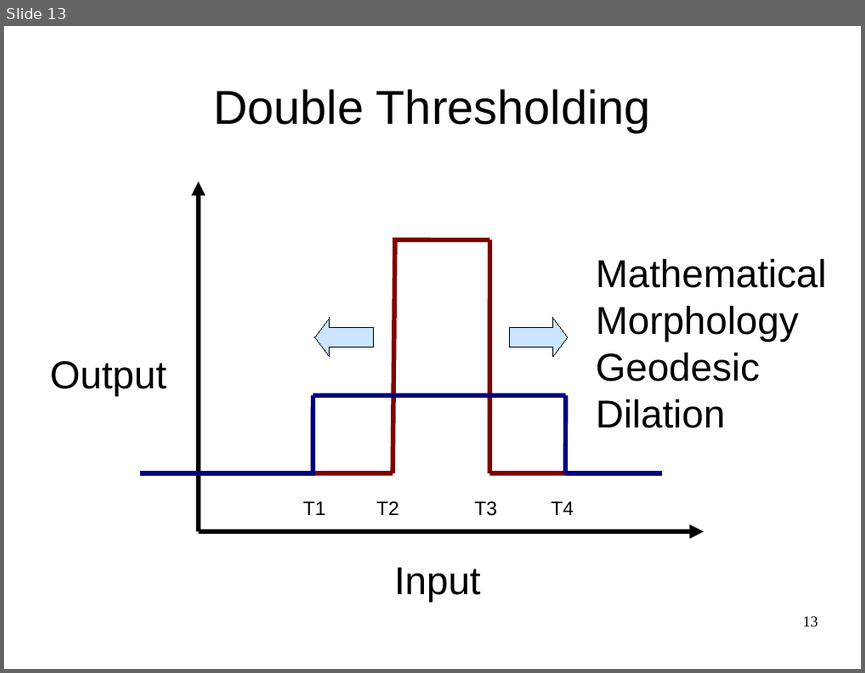
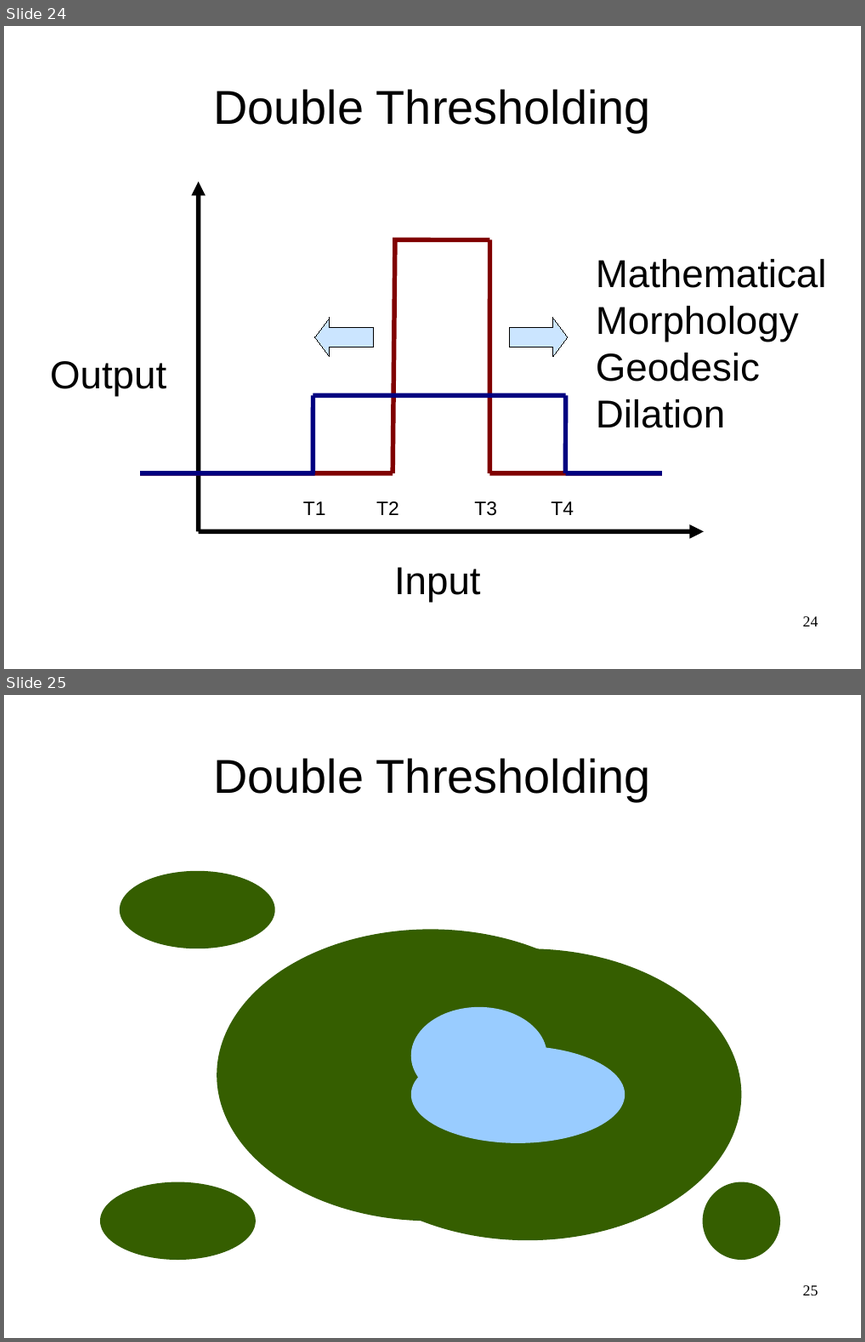
Before and after one commit to luisibanez/MicroscopyTutorial, a slide deck: Documents/MicroscopyImageAnalysis-V3D-Thresholding.odp. Shown one above the other, each under a label of ours: slide 13 before the commit, slides 24 and 25 after it. The pictures are 865x673 and 865x1342 pixels, drawn with LibreOffice and Linux fonts; fonts in the diff are those of the drawing. Boxes give left, top, right and bottom in pixels: in the first picture for what was removed or moved away, otherwise in the second. Text is boxed around its words. In the diff, an @@ line names an element or a change of style, - is before the commit and + after.

```diff
--- a/Documents/MicroscopyImageAnalysis-V3D-Thresholding.odp
+++ b/Documents/MicroscopyImageAnalysis-V3D-Thresholding.odp
@@ slide 25 added at box(4, 695, 861, 1338), background #FFFFFF @@
@@ title added at box(213, 758, 651, 801), 44 pt, text #000000 @@
+Double Thresholding
@@ ellipse added at box(120, 871, 275, 948), fill #355E00 @@
@@ ellipse added at box(217, 929, 645, 1220), fill #355E00 @@
@@ ellipse added at box(314, 948, 742, 1240), fill #355E00 @@
@@ ellipse added at box(411, 1007, 547, 1104), fill #99CCFF @@
@@ ellipse added at box(411, 1046, 625, 1143), fill #99CCFF @@
@@ ellipse added at box(100, 1182, 256, 1259), fill #355E00 @@
@@ ellipse added at box(703, 1182, 781, 1259), fill #355E00 @@
@@ page number added at box(803, 1285, 818, 1295), 14 pt, text #000000 @@
+25
@@ what was slide 13 is now slide 24 @@
@@ page number at box(803, 616, 818, 626): text changed @@
-13
+24
```
Also in this commit, not shown: 11 other slides added, 2 slides removed.
